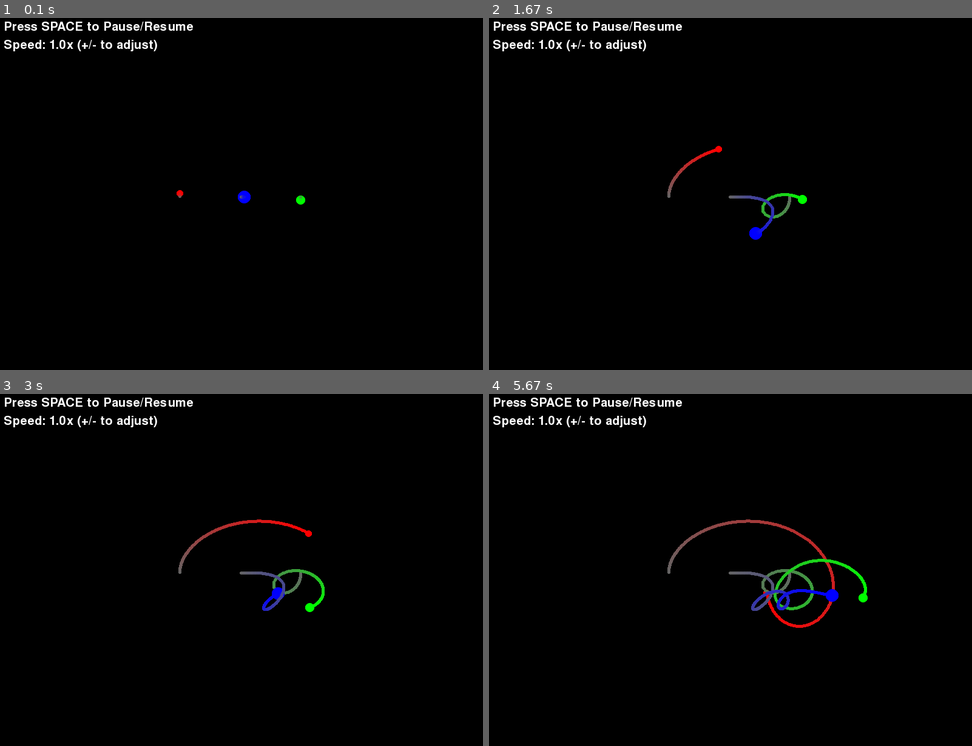
Above: before the commit, frames 1-4 (two rows, left to right).
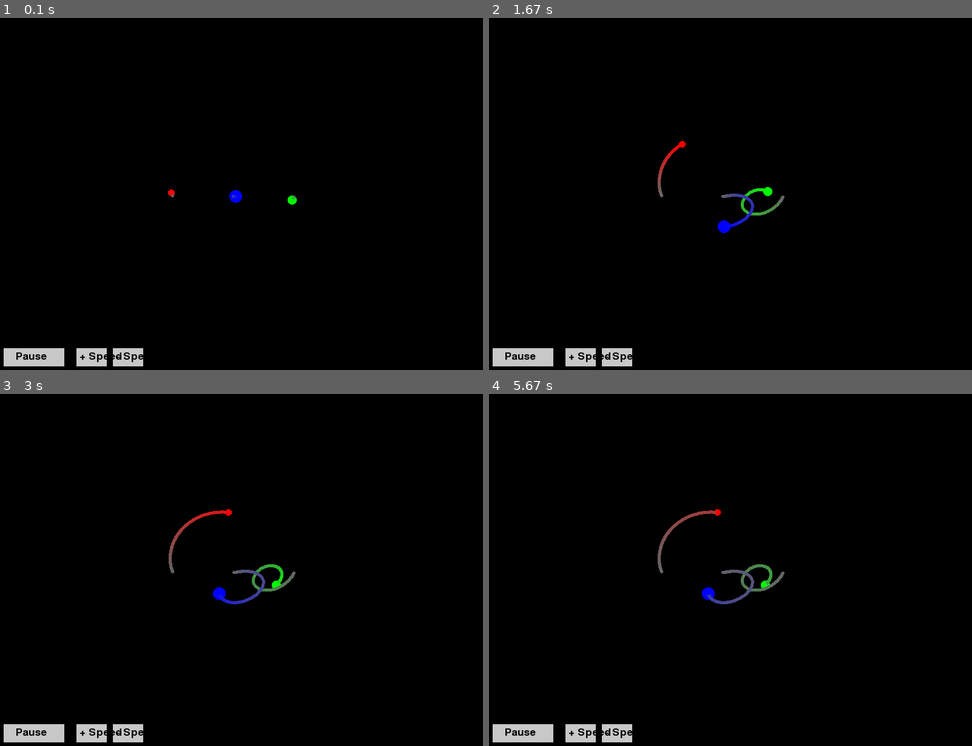
Above: after the commit, the same moments.

Repository: Maks1m-Se/three_body
Game: pygame game, started from main_pygame.py
Same seed, same stepped clock (60 frames per second), same inputs: the game is played once before the commit and once after it.
Inputs (mouse positions are in pixels of both pictures, inside the frame that each line leads up to):
- Up to frame 1 (0.1 s): no input
- Up to frame 2 (1.67 s): click (619, 355) at 0.38 s, where only the run after the commit has a clickable "- Speed"; click (580, 355) at 1.22 s, where only the run after the commit has a clickable "+ Speed"
- Up to frame 3 (3 s): click (33, 731) at 2.55 s, where only the run after the commit has a clickable "Pause"
- Up to frame 4 (5.67 s): no input

The runs differ from the first frame. In frame 1, 2.3% of the frame differs, in the area x 0-64%, y 1-99%; in frame 2, 3.0%; in frame 3, 3.4%; in frame 4, 4.1%, in the area x 0-79%, y 1-99%.

Commit message:
center simulation, pause/resume speed buttons

Diff:
--- a/main_pygame.py
+++ b/main_pygame.py
@@ -14,6 +14,7 @@
 # UI Controls
 paused = False
 speed_multiplier = 1.0  # Speed control factor
+button_font = None
 
 # Default Initial Conditions - Three bodies with different masses, positions, and velocities
 bodies = [
@@ -54,12 +55,19 @@
     global speed_multiplier
     speed_multiplier = max(0.1, min(speed_multiplier * factor, 10))  # Keep speed within reasonable bounds
 
+def get_center_of_mass():
+    """Computes the center of mass of the system to keep it centered in the view."""
+    total_mass = sum(body['mass'] for body in bodies)
+    center_of_mass = sum(body['pos'] * body['mass'] for body in bodies) / total_mass
+    return center_of_mass
+
 def run_simulation():
     """Runs the simulation loop using Pygame to visualize motion and add UI controls."""
     pygame.init()
+    global button_font
     screen = pygame.display.set_mode((WIDTH, HEIGHT))
     clock = pygame.time.Clock()
-    font = pygame.font.Font(None, 30)  # Font for UI elements
+    button_font = pygame.font.Font(None, 25)  # Font for UI buttons
     running = True
 
     trails = [[] for _ in bodies]  # Store past positions for trail effect
@@ -71,27 +79,31 @@
         for event in pygame.event.get():
             if event.type == pygame.QUIT:
                 running = False  # Allow the user to close the window
-            elif event.type == pygame.KEYDOWN:
-                if event.key == pygame.K_SPACE:
+            elif event.type == pygame.MOUSEBUTTONDOWN:
+                mx, my = pygame.mouse.get_pos()
+                if 10 <= mx <= 110 and 550 <= my <= 580:
                     toggle_pause()
-                elif event.key == pygame.K_PLUS or event.key == pygame.K_EQUALS:
+                elif 130 <= mx <= 180 and 550 <= my <= 580:
                     adjust_speed(1.1)
-                elif event.key == pygame.K_MINUS:
+                elif 190 <= mx <= 240 and 550 <= my <= 580:
                     adjust_speed(0.9)
 
         if not paused:
             update_positions(bodies, dt)  # Update the positions of the bodies
 
+        center_of_mass = get_center_of_mass()
+
         for i, body in enumerate(bodies):
-            x, y = body['pos'] * SCALE + np.array([WIDTH / 2, HEIGHT / 2])
+            pos_adjusted = (body['pos'] - center_of_mass) * SCALE + np.array([WIDTH / 2, HEIGHT / 2])
+            x, y = int(pos_adjusted[0]), int(pos_adjusted[1])
             radius = int(body['mass'] * 5)  # Scale the size of the body based on its mass
 
             # Draw the main body
-            pygame.gfxdraw.filled_circle(screen, int(x), int(y), radius, body['color'])
-            pygame.gfxdraw.aacircle(screen, int(x), int(y), radius, body['color'])
+            pygame.gfxdraw.filled_circle(screen, x, y, radius, body['color'])
+            pygame.gfxdraw.aacircle(screen, x, y, radius, body['color'])
 
             # Store past positions for the trail
-            trails[i].append((int(x), int(y)))
+            trails[i].append((x, y))
             if len(trails[i]) > max_trail_length:
                 trails[i].pop(0)
 
@@ -106,11 +118,14 @@
                 pygame.gfxdraw.filled_circle(screen, trail_pos[0], trail_pos[1], 2, trail_color)
                 pygame.gfxdraw.aacircle(screen, trail_pos[0], trail_pos[1], 2, trail_color)
 
-        # UI Overlay
-        pause_text = font.render("Press SPACE to Pause/Resume", True, (255, 255, 255))
-        speed_text = font.render(f"Speed: {speed_multiplier:.1f}x (+/- to adjust)", True, (255, 255, 255))
-        screen.blit(pause_text, (10, 10))
-        screen.blit(speed_text, (10, 40))
+        # UI Buttons
+        pygame.draw.rect(screen, (200, 200, 200), (10, 550, 100, 30))
+        pygame.draw.rect(screen, (200, 200, 200), (130, 550, 50, 30))
+        pygame.draw.rect(screen, (200, 200, 200), (190, 550, 50, 30))
+
+        screen.blit(button_font.render("Pause", True, (0, 0, 0)), (30, 555))
+        screen.blit(button_font.render("+ Speed", True, (0, 0, 0)), (135, 555))
+        screen.blit(button_font.render("- Speed", True, (0, 0, 0)), (195, 555))
 
         pygame.display.flip()
         clock.tick(60)  # Control simulation speed to 60 FPS
